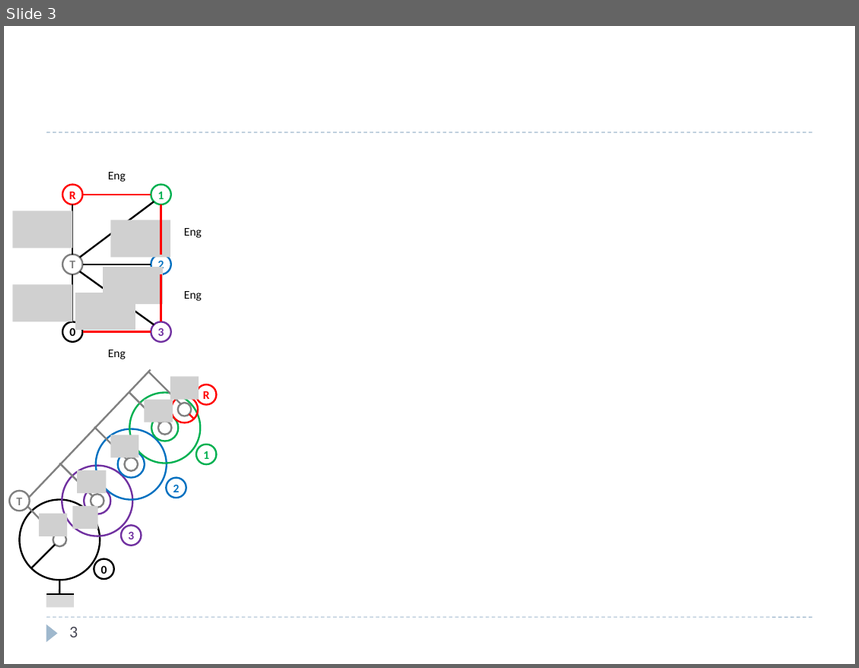
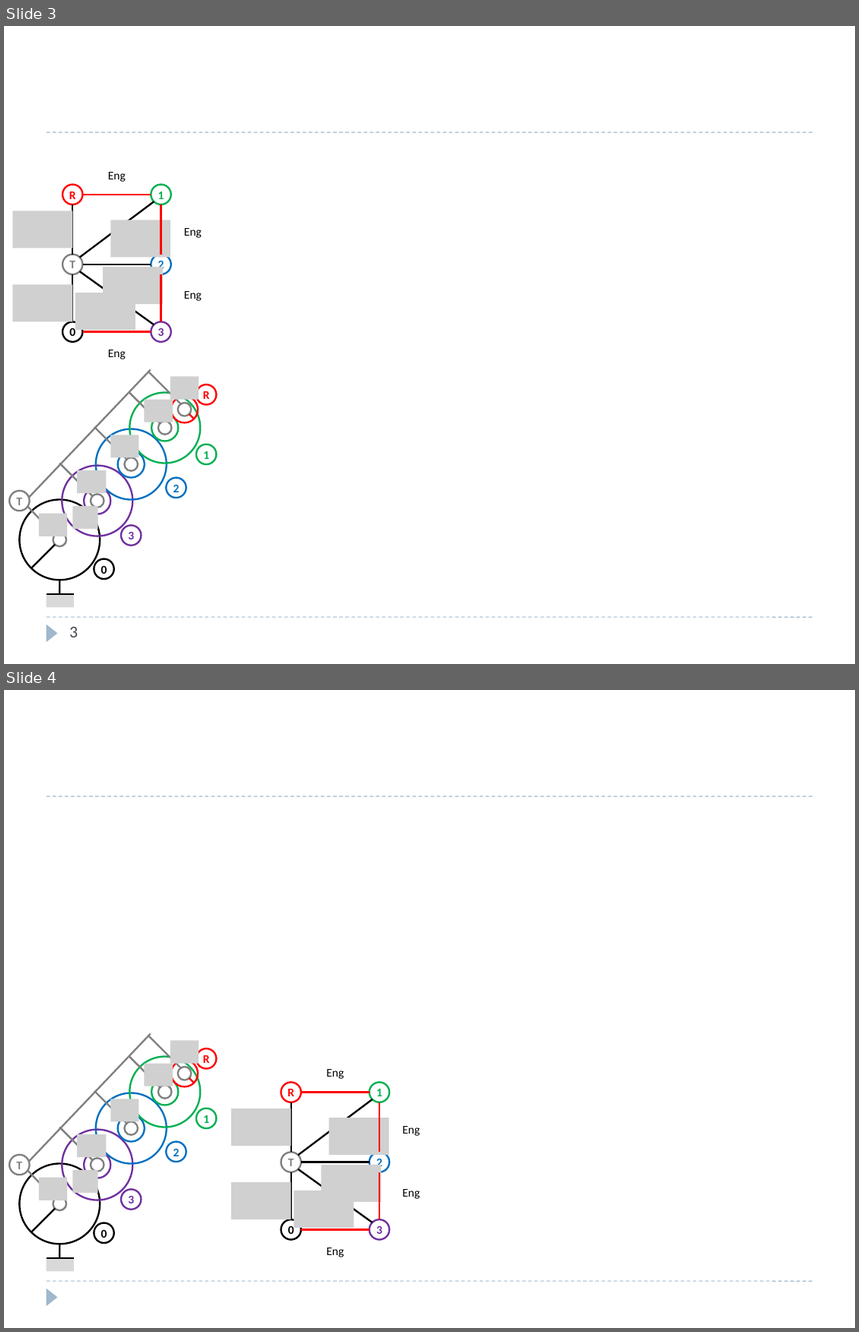
Before and after one commit to xpessoles/Cy_05_PSI_Energetique, a slide deck: TP/01_Induction_NAO/Cy_05_Ene_TP_Energetique.pptx. Shown one above the other, each under a label of ours: slide 3 before the commit, slides 3 and 4 after it. The pictures are 859x668 and 859x1332 pixels, drawn with LibreOffice and Linux fonts; fonts in the diff are those of the drawing; grey boxes stand for pictures. Boxes give left, top, right and bottom in pixels: in the first picture for what was removed or moved away, otherwise in the second. Text is boxed around its words. In the diff, an @@ line names an element or a change of style, - is before the commit and + after.

```diff
--- a/TP/01_Induction_NAO/Cy_05_Ene_TP_Energetique.pptx
+++ b/TP/01_Induction_NAO/Cy_05_Ene_TP_Energetique.pptx
@@ slide 4 added at (x1=4, y1=690, x2=855, y2=1328), background #FFFFFF; not listed: 3 template elements that a slide beside it also shows @@
@@ picture added at (x1=171, y1=1040, x2=199, y2=1064) @@
@@ picture added at (x1=145, y1=1064, x2=173, y2=1087) @@
@@ picture added at (x1=110, y1=1100, x2=139, y2=1122) @@
@@ picture added at (x1=77, y1=1135, x2=106, y2=1157) @@
@@ picture added at (x1=39, y1=1178, x2=67, y2=1201) @@
@@ picture added at (x1=73, y1=1170, x2=98, y2=1193) @@
@@ group added at (x1=9, y1=1034, x2=217, y2=1272): 19 ellipses, 10 lines, 1 rectangle @@
+R
+1
+T
+2
+3
+0
@@ group added at (x1=231, y1=1069, x2=420, y2=1258): 9 lines, 6 ellipses, 5 pictures, 4 texts @@
+R
+0
+T
+1
+2
+3
+Eng
+Eng
+Eng
+Eng
```
Also in this commit, not shown: 1 other file.
